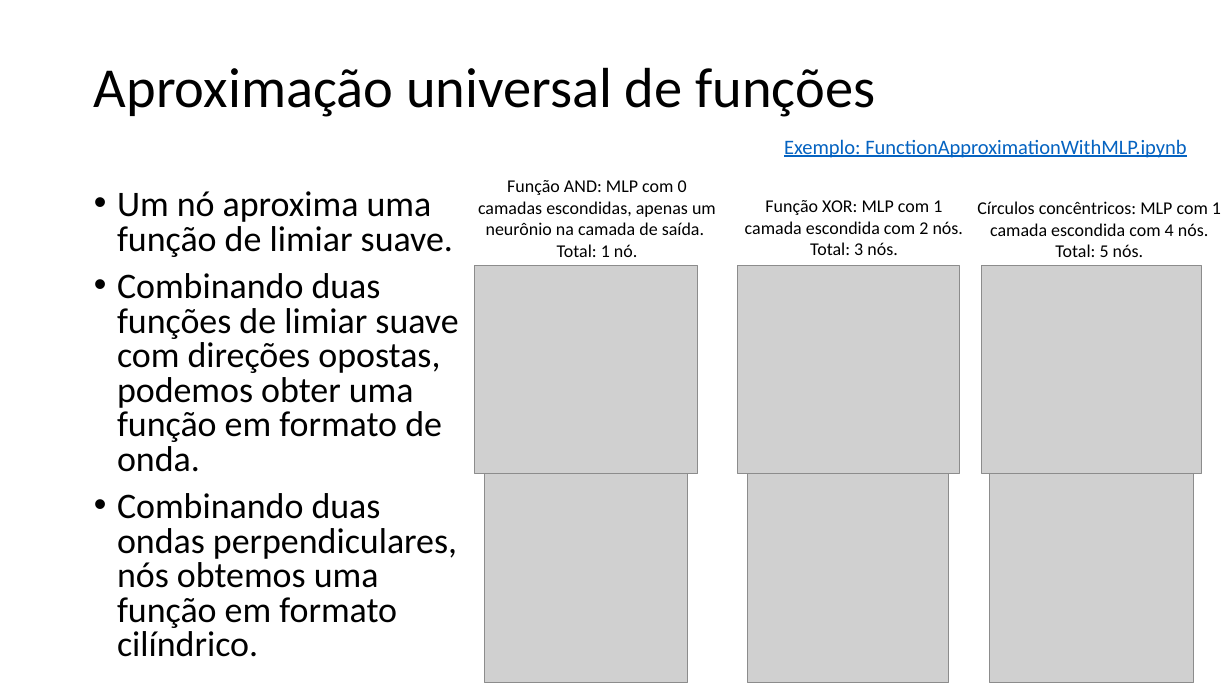
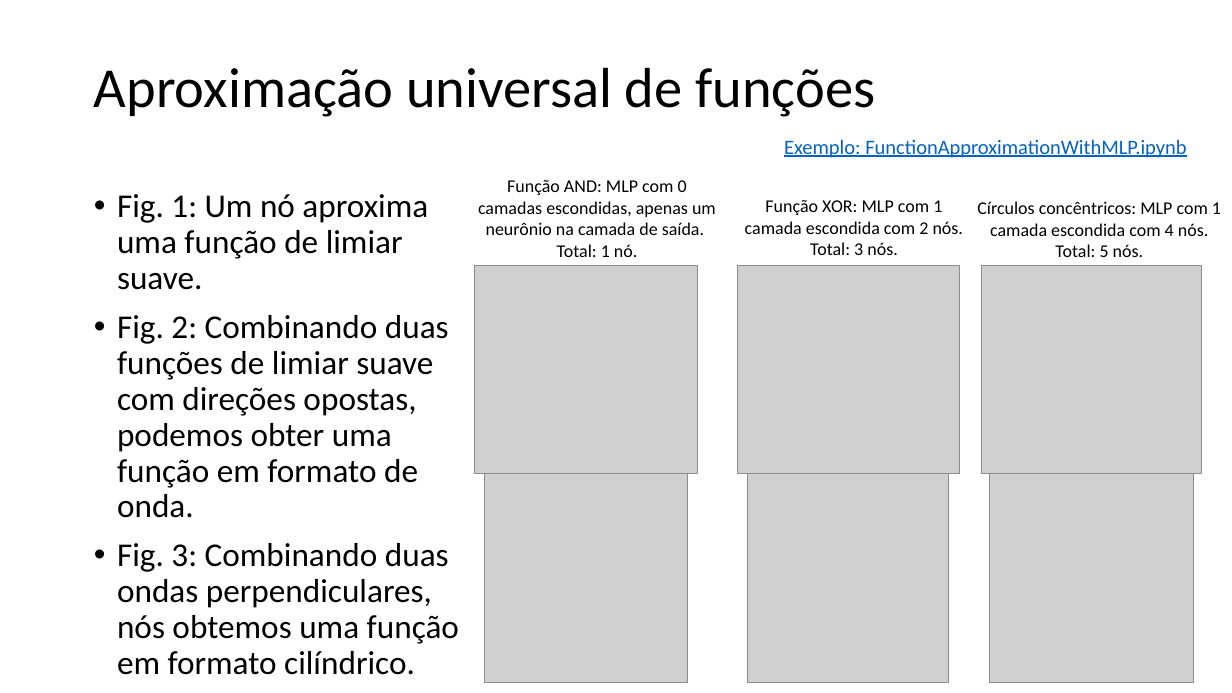
Before and after one commit to zz4fap/t320_aprendizado_de_maquina, a slide deck: slide 20 of slides/T320_Redes_Neurais_Artificiais (Parte II).pptx. Drawn at 1232x693 pixels with LibreOffice and Linux fonts; fonts in the diff are those of the drawing; grey boxes stand for pictures. Boxes give left, top, right and bottom in pixels: in the first picture for what was removed or moved away, otherwise in the second. Text is boxed around its words. In the diff, an @@ line names an element or a change of style, - is before the commit and + after.

```diff
--- a/slides/T320_Redes_Neurais_Artificiais (Parte II).pptx
+++ b/slides/T320_Redes_Neurais_Artificiais (Parte II).pptx
@@ text at <box>117,194,459,675</box>: text changed; size 28 to 25.9 pt @@
-• Um nó aproxima uma função de limiar suave.
-• Combinando duas funções de limiar suave com direções opostas, podemos obter uma função em formato de onda.
-• Combinando duas ondas perpendiculares, nós obtemos uma função em formato cilíndrico.
+• Fig. 1: Um nó aproxima uma função de limiar suave.
+• Fig. 2: Combinando duas funções de limiar suave com direções opostas, podemos obter uma função em formato de onda.
+• Fig. 3: Combinando duas ondas perpendiculares, nós obtemos uma função em formato cilíndrico.
```
Also in this commit, not shown: 2 other slides changed, 13 other files.
